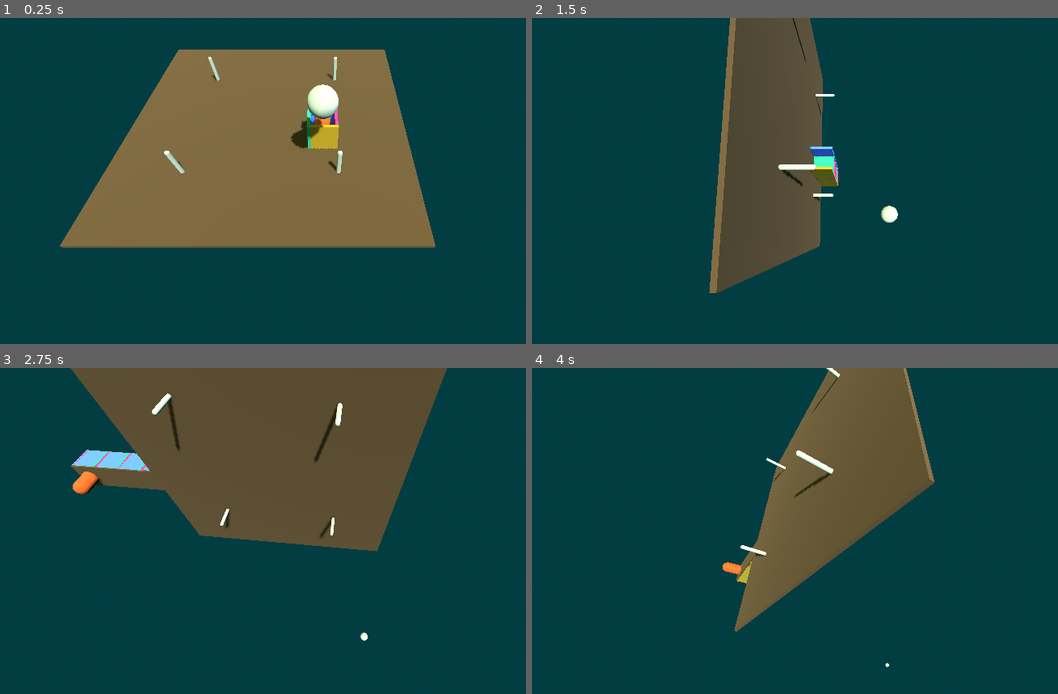
Above: before the commit, frames 1-4 (two rows, left to right).
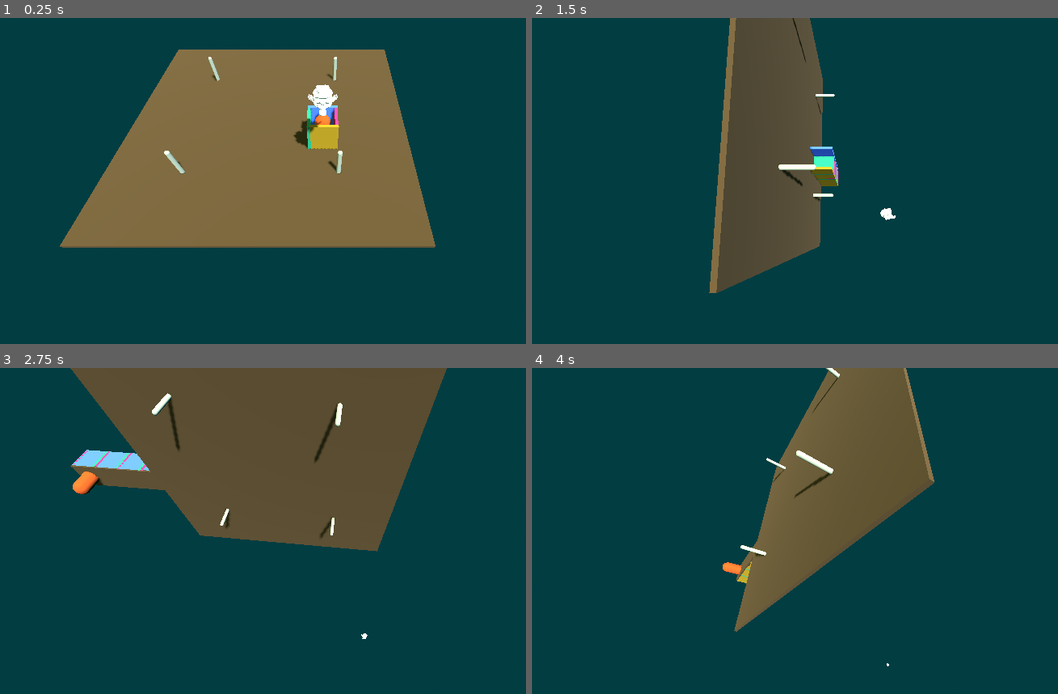
Above: after the commit, the same moments.

Repository: unblinky/gravity-guru
Game: Godot game, scene res://Main/Main.tscn
The game is run twice, just before and just after one commit, with the same random seed, the same clock (stepped at 60 frames per second) and the same inputs.
Inputs:
- Up to frame 1 (0.25 s): no input
- Up to frame 2 (1.5 s): hold D (tilt_right) 0.53-1.28 s; hold S (tilt_back) from 1.28 s (still down)
- Up to frame 3 (2.75 s): release S (tilt_back) at 2.03 s; hold D (tilt_right) from 2.03 s (still down)
- Up to frame 4 (4 s): release D (tilt_right) at 2.78 s; hold W (tilt_forward) 2.78-3.53 s; hold A (tilt_left) from 3.53 s (still down)

The runs differ from the first frame. In frame 1, 0.5% of the frame differs, in the area x 55-65%, y 20-40%; in frame 2, 0.1%; in frame 3, less than 0.1%; in frame 4, less than 0.1%.

Commit message:
Speed Model of monkey and imported.

Diff:
--- a/Code/Ball/Ball.tscn
+++ b/Code/Ball/Ball.tscn
@@ -1,4 +1,6 @@
 [gd_scene format=3 uid="uid://cymahi8ut8h1e"]
+
+[ext_resource type="PackedScene" uid="uid://d2iqffodxxtdw" path="res://Ball/assets/monkey_ball.glb" id="1_cfgdn"]
 
 [sub_resource type="SphereShape3D" id="SphereShape3D_uk1te"]
 radius = 0.4
@@ -14,4 +16,8 @@
 shape = SubResource("SphereShape3D_uk1te")
 
 [node name="MeshInstance3D" type="MeshInstance3D" parent="." unique_id=1081615883]
+visible = false
 mesh = SubResource("SphereMesh_uk1te")
+
+[node name="monkey_ball" parent="." unique_id=44303512 instance=ExtResource("1_cfgdn")]
+transform = Transform3D(0.28, 0, 0, 0, 0.28, 0, 0, 0, 0.28, 0, -0.30483365, 0)
Binary file added: Code/Ball/assets/monkey_ball.glb
Not shown, added: Code/Ball/assets/monkey_ball.glb.import
Not shown, added: Art/Monkey Ball.blend
Not shown, changed: Docs/GDD.blend
